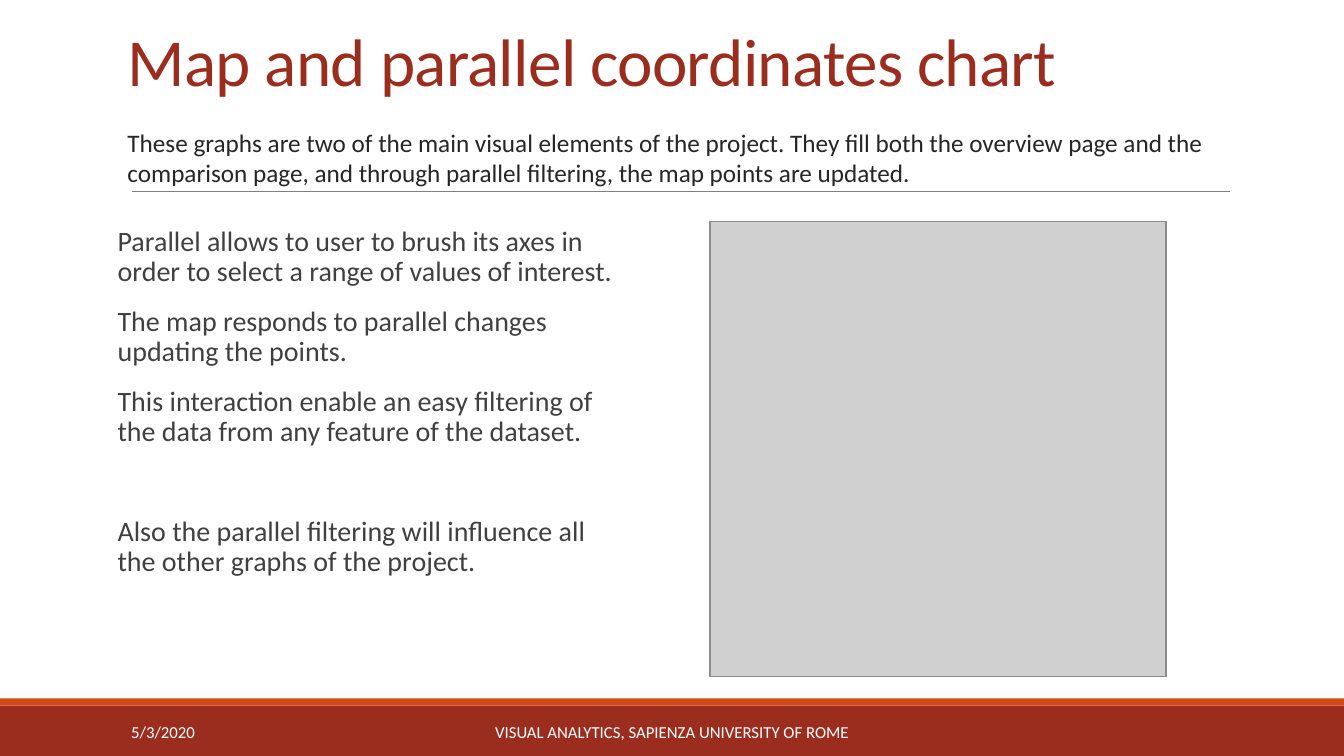
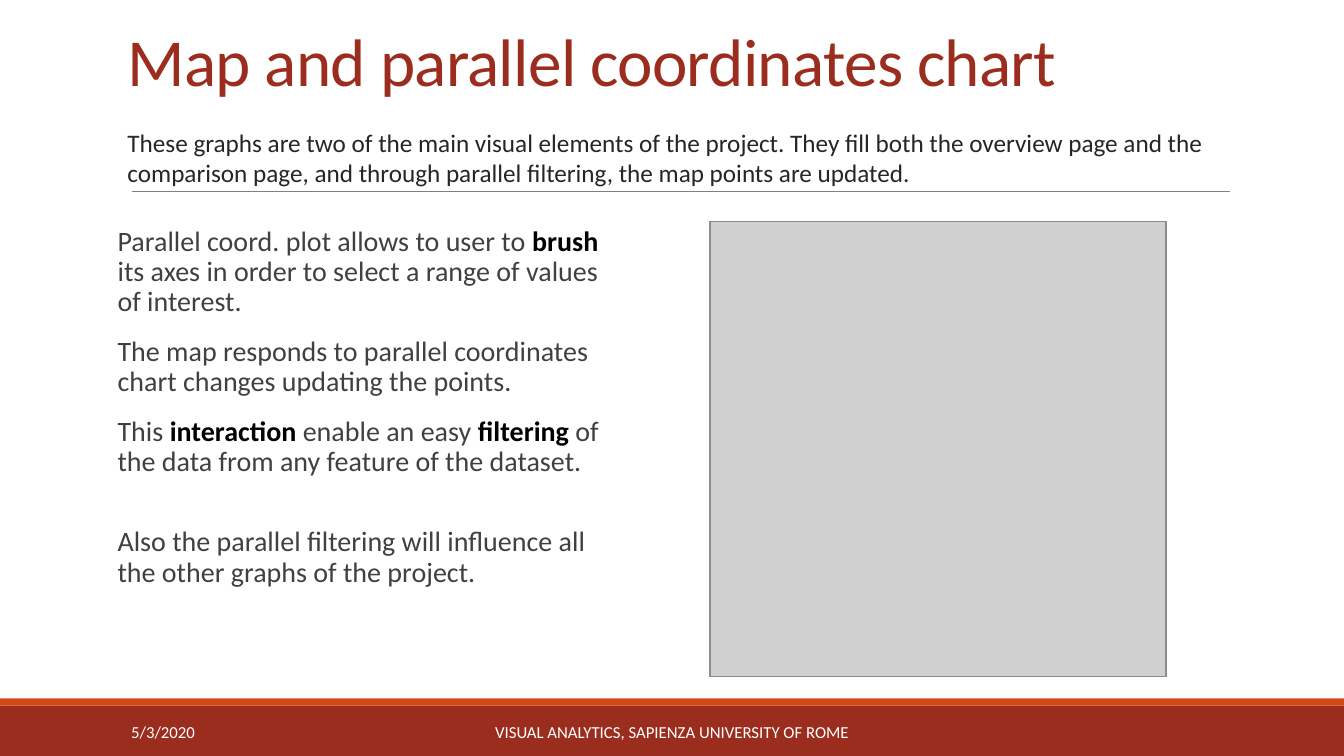
Before and after one commit to michaelcapponi/EarthquakesVA, a slide deck: slide 6 of docs/slides.pptx. Drawn at 1344x756 pixels with LibreOffice and Linux fonts; fonts in the diff are those of the drawing; grey boxes stand for pictures. Boxes give left, top, right and bottom in pixels: in the first picture for what was removed or moved away, otherwise in the second. Text is boxed around its words. In the diff, an @@ line names an element or a change of style, - is before the commit and + after.

```diff
--- a/docs/slides.pptx
+++ b/docs/slides.pptx
@@ text at (118,231,598,396): text changed @@
-Parallel allows to user to brush its axes in order to select a range of values of interest.
-The map responds to parallel changes updating the points.
+Parallel coord. plot allows to user to brush its axes in order to select a range of values of interest.
+The map responds to parallel coordinates chart changes updating the points.
@@ text at (118,421,598,476): text colour #404040 to #000000, bold on in "interaction filtering" @@
```
Also in this commit, not shown: 8 other slides changed, 2 other files.
